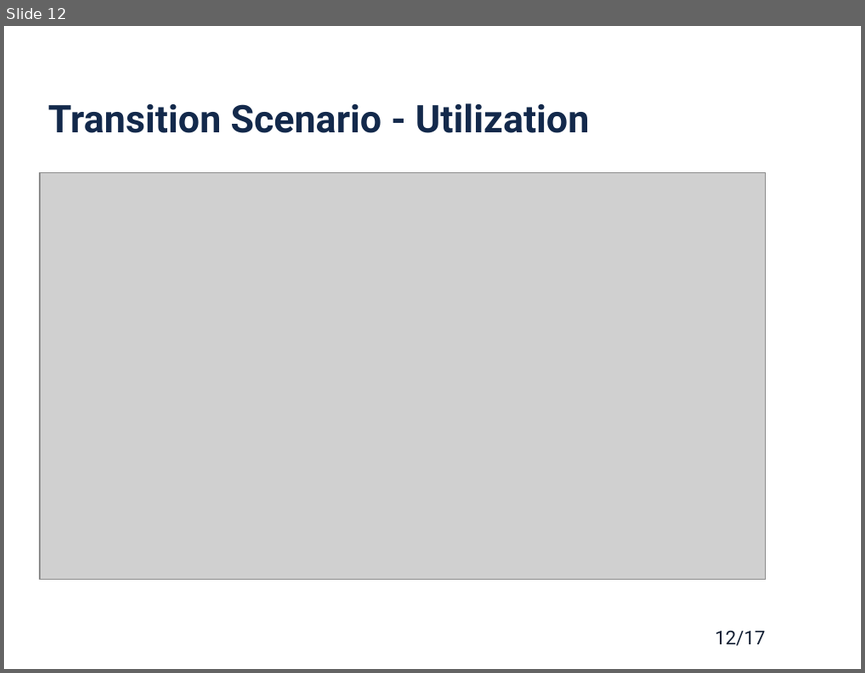
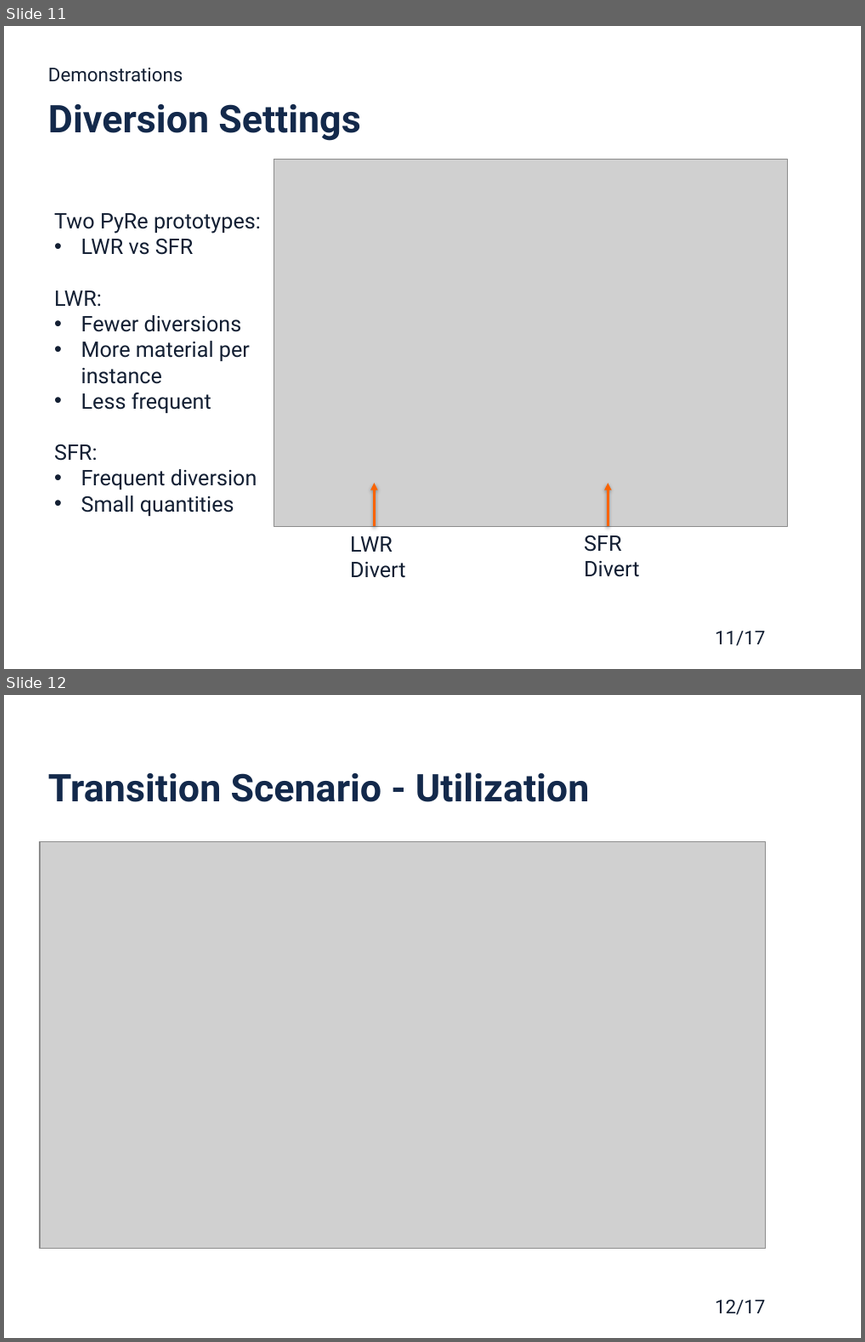
Before and after one commit to gtw2/2019-westphal-twofcs, a slide deck: 2019-westphal-twofcs-pres.pptx. Shown one above the other, each under a label of ours: slide 12 before the commit, slides 11 and 12 after it. The pictures are 865x673 and 865x1342 pixels, drawn with LibreOffice and Linux fonts; fonts in the diff are those of the drawing; grey boxes stand for pictures; background and template pictures are left out. Boxes give left, top, right and bottom in pixels: in the first picture for what was removed or moved away, otherwise in the second. Text is boxed around its words. In the diff, an @@ line names an element or a change of style, - is before the commit and + after.

```diff
--- a/2019-westphal-twofcs-pres.pptx
+++ b/2019-westphal-twofcs-pres.pptx
@@ slide 11 added at (4,26,861,669), background picture (left out); not listed: 1 template element that a slide beside it also shows @@
@@ text added at (48,68,183,82), 16 pt, text #131F33 @@
+Demonstrations
@@ title added at (48,104,361,141), 32 pt, text #13294B, bold @@
+Diversion Settings
@@ picture added at (274,159,788,526) @@
@@ text added at (54,213,261,516), 18 pt, text #131F33 @@
+Two PyRe prototypes:
+• LWR vs SFR
+LWR:
+• Fewer diversions
+• More material per instance
+• Less frequent
+SFR:
+• Frequent diversion
+• Small quantities
@@ arrow added from (374, 527) to (374, 482), #FA6300 2 pt @@
@@ arrow added from (608, 527) to (608, 482), #FA6300 2 pt @@
@@ text added at (584,535,639,577), 18 pt, text #131F33 @@
+SFR
+Divert
@@ text added at (350,536,405,578), 18 pt, text #131F33 @@
+LWR
+Divert
```
Also in this commit, not shown: 10 slides changed, 1 other slide added, 1 slide removed, 1 other file.
